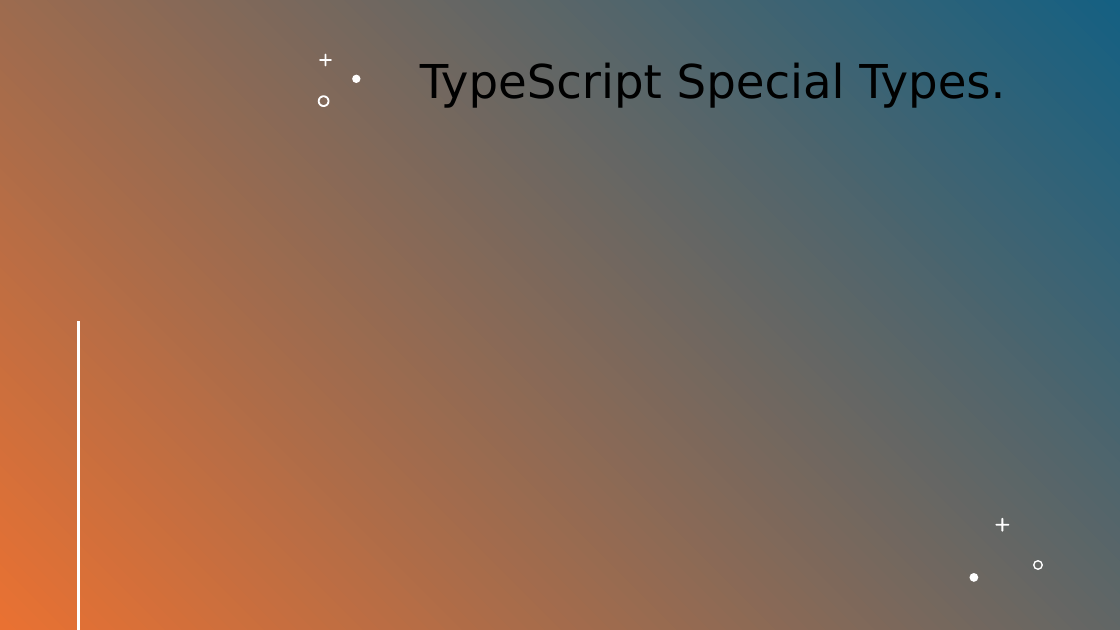
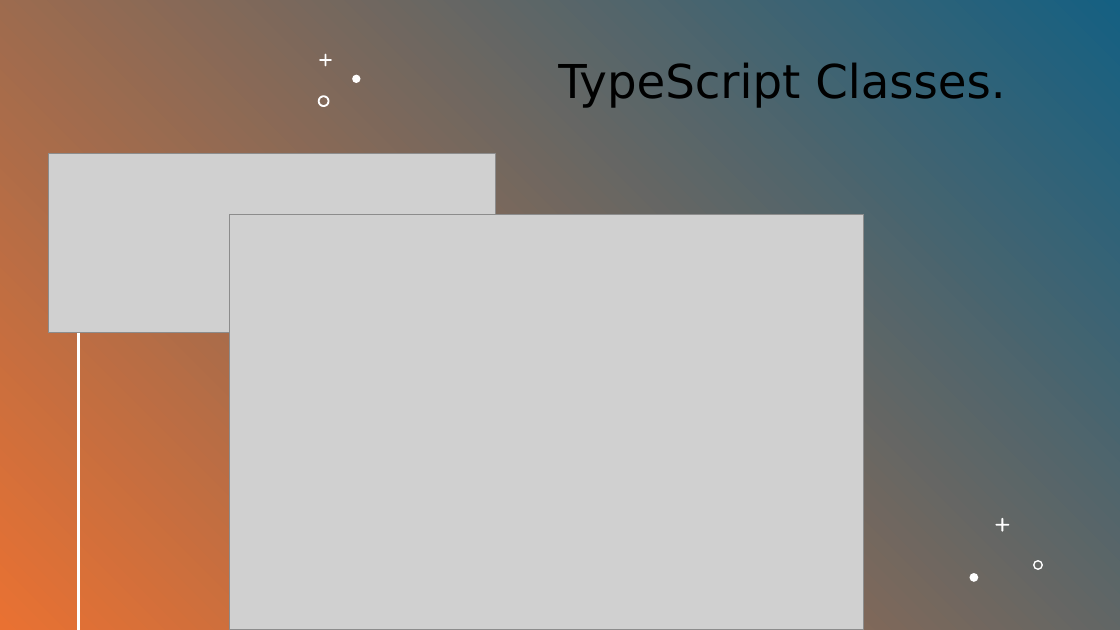
Before and after one commit to RumosProjetos/Acao84091, a slide deck: slide 14 of src/Fundamentos de HTML5, CSS e Javascript/TypeScript.pptx. Drawn at 1120x630 pixels with LibreOffice and Linux fonts; fonts in the diff are those of the drawing; grey boxes stand for pictures. Boxes give left, top, right and bottom in pixels: in the first picture for what was removed or moved away, otherwise in the second. Text is boxed around its words. In the diff, an @@ line names an element or a change of style, - is before the commit and + after.

```diff
--- a/src/Fundamentos de HTML5, CSS e Javascript/TypeScript.pptx
+++ b/src/Fundamentos de HTML5, CSS e Javascript/TypeScript.pptx
@@ title at <box>558,62,1005,108</box>: text changed @@
-TypeScript Special Types.
+TypeScript Classes.
@@ picture added at <box>49,153,495,333</box> @@
@@ picture added at <box>230,214,865,629</box> @@
```
Also in this commit, not shown: 4 other slides changed, 3 slides added.
